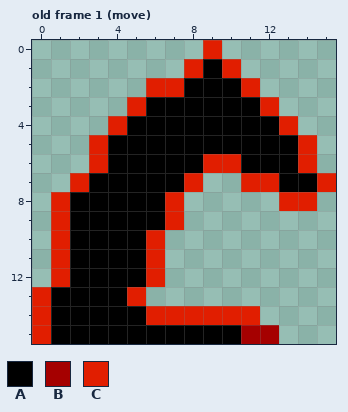
File history of a pixel-art file, sprites/GrabbyHand.ase. This is how it looked before the edit.
16x16 pixels, 2 frames. Shown: old frame 1 (move). The commit also changed other frames, which this record leaves out.
Palette (. is transparent): A #000000  B #a50000  C #e11e00
Pixels before, old frame 1 (move), first column x 0:
 0 .........C......
 1 ........CAC.....
 2 ......CCAAAC....
 3 .....CAAAAAAC...
 4 ....CAAAAAAAAC..
 5 ...CAAAAAAAAAAC.
 6 ...CAAAAACCAAAC.
 7 ..CAAAAAC..CCAAC
 8 .CAAAAAC.....CC.
 9 .CAAAAAC........
10 .CAAAAC.........
11 .CAAAAC.........
12 .CAAAAC.........
13 CAAAAC..........
14 CAAAAACCCCCC....
15 CAAAAAAAAAABB...
After the commit:
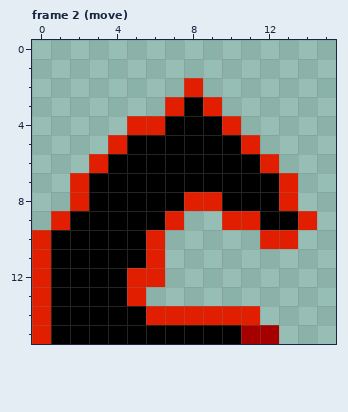
A new or re-ordered frame is compared with the old frame closest to it.
Difference:
frames 2 -> 5
Frame 2 (move) is new; against old frame 1 (move):
y 0: x 9 C -> .
y 1: x 8..10 CAC -> ...
y 2: x 6..11 CCAAAC -> ..C...
y 3: x 5..7 CAA -> ..C; x 9..12 AAAC -> C...
y 4: x 4..6 CAA -> .CC; x 10..13 AAAC -> C...
y 5: x 3..4 CA -> .C; x 11..14 AAAC -> C...
y 6: x 9..10 CC -> AA; x 12..14 AAC -> C..
y 7: x 8..15 C..CCAAC -> AAAAAC..
y 8: x 1..2 CA -> .C; x 7..12 C..... -> ACCAAA; x 14 C -> .
y 9: x 10..14 ..... -> CCAAC
y 10: x 0..1 .C -> CA; x 12..13 .. -> CC
y 11: x 0..1 .C -> CA
y 12: x 0..1 .C -> CA; x 5 A -> C
Changed places in both pictures, as pixel boxes (x1, y1, x2, y2):
changed: (32, 40, 336, 287)
